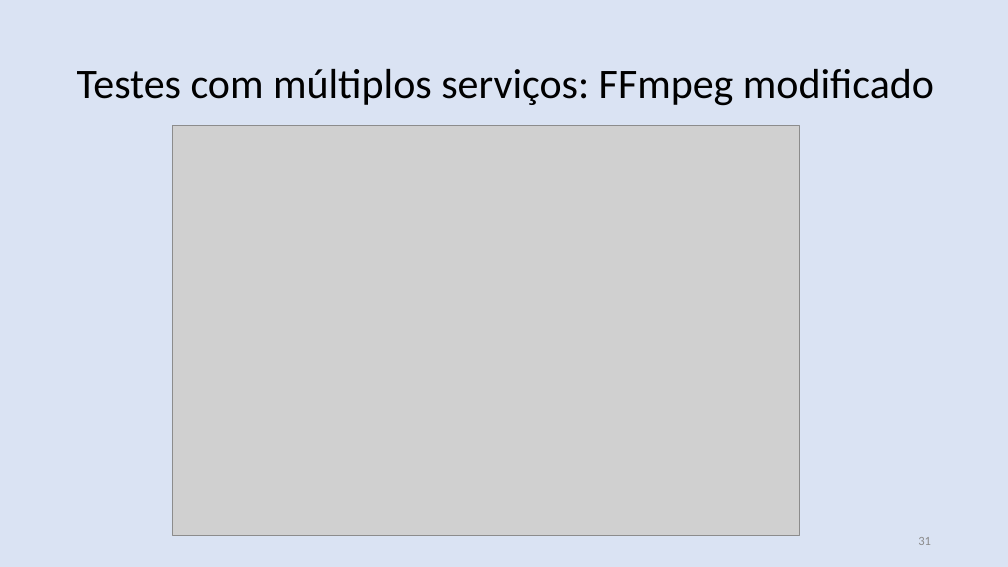
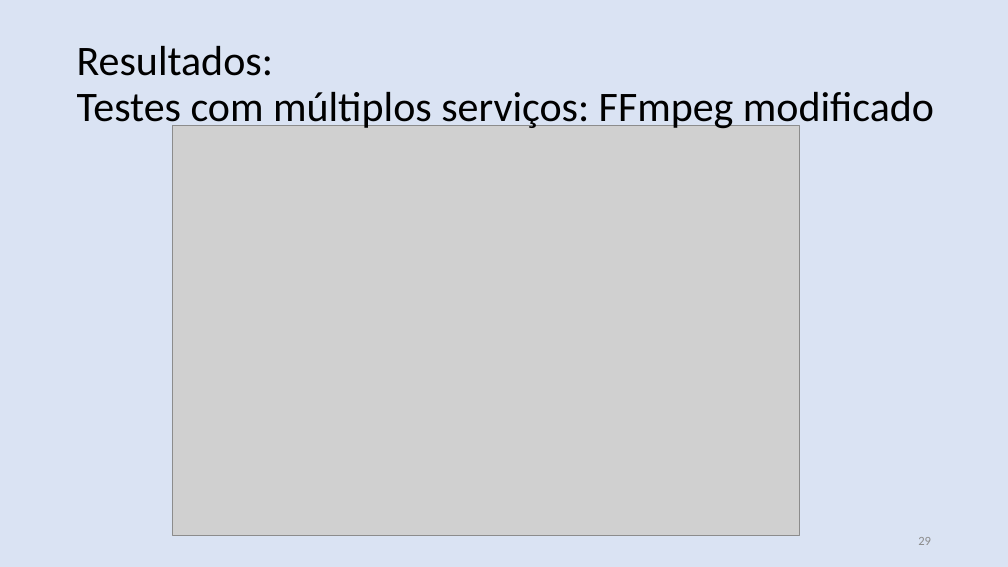
Before and after one commit to nasall2/TCC, a slide deck: slide 29 of relatorio/abntex2-modelos-1.9.2/figuras/apresentacao.pptx (slide 31 before the commit). Drawn at 1008x567 pixels with LibreOffice and Linux fonts; fonts in the diff are those of the drawing; grey boxes stand for pictures. Boxes give left, top, right and bottom in pixels: in the first picture for what was removed or moved away, otherwise in the second. Text is boxed around its words. In the diff, an @@ line names an element or a change of style, - is before the commit and + after.

```diff
--- a/relatorio/abntex2-modelos-1.9.2/figuras/apresentacao.pptx
+++ b/relatorio/abntex2-modelos-1.9.2/figuras/apresentacao.pptx
@@ text at (x1=77, y1=46, x2=273, y2=76): paragraph added @@
+Resultados:
@@ page number at (x1=918, y1=537, x2=931, y2=545): text changed @@
-31
+29
```
Also in this commit, not shown: 9 other slides changed.
